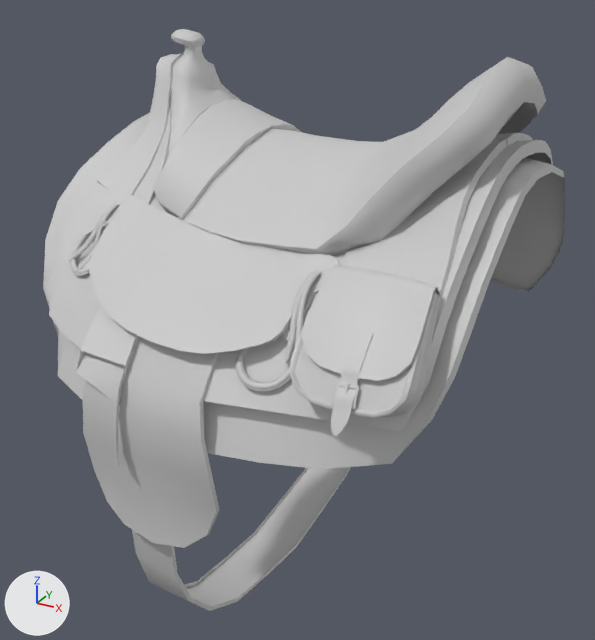
One commit to the FBX model Assets/Resources/FlyTack/Fly Saddle Edited.fbx: the scene before it, then after it.
Rendered twice from a camera (50 mm lens) standing at (0.492, -0.873, 0.44) and looking at (0.014, -0.004, 0.005). Arrows for +X, +Y and +Z are at lower left; the lights stay in place. The first picture is the older version. Where no turn or scale is listed for an object, it has been applied to the vertices.

The first picture shows 'Fly Saddle'.
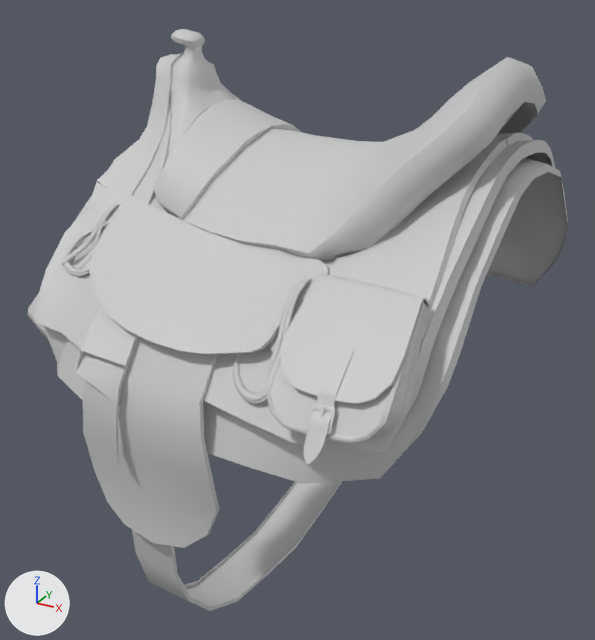
Where the newer file only moved an object's origin or applied its transform, the numbers keep the older frame.

Changed parts and their boxes (x1, y1, x2, y2) in the pictures (595 x 640 px; the box of a moved part takes in the faces that stretch with it):
'Fly Saddle', reshaped: before (43, 29, 566, 611); after (27, 29, 568, 611)
part 1 of me_fly_saddle_mesh, moved or reshaped: before (345, 383, 349, 395); after (320, 406, 325, 419)
part 2 of me_fly_saddle_mesh, moved or reshaped: before (332, 382, 360, 410); after (307, 405, 336, 435)
part 3 of me_fly_saddle_mesh, moved or reshaped: before (331, 327, 374, 436); after (304, 344, 355, 464)
part 4 of me_fly_saddle_mesh, moved or reshaped: before (205, 109, 566, 469); after (205, 109, 568, 484)
part 5 of me_fly_saddle_mesh, moved or reshaped: before (43, 94, 157, 399); after (27, 94, 157, 399)
part 6 of me_fly_saddle_mesh, shading changed: before (43, 110, 566, 555); after (27, 110, 568, 555)

The change in detail:
me_fly_saddle_mesh is used by ob_fly_saddle; location (0.0, 0.0, 0.0).
me_fly_saddle_mesh had 4642 vertices, 8146 faces and spanned x -0.243..0.306, y -0.328..0.328, z -0.374..0.36.
me_fly_saddle_mesh now has 4642 vertices, 8146 faces and spans x -0.222..0.302, y -0.36..0.36, z -0.374..0.36.
me_fly_saddle_mesh part 1: the loose piece of 41 vertices spanning x 0.217..0.221, y -0.29..-0.284, z 0.086..0.095 is moved by (0.0, -0.047, 0.0).
me_fly_saddle_mesh part 2: the loose piece of 165 vertices spanning x 0.208..0.23, y -0.295..-0.281, z 0.075..0.094 is scaled about the mesh origin by (1, 1.16, 1).
me_fly_saddle_mesh part 3: the loose piece of 91 vertices spanning x 0.211..0.228, y -0.309..-0.245, z 0.054..0.134 is scaled about its middle by (1, 1.16, 1), then moved by (0.0, -0.045, 0.0).
me_fly_saddle_mesh part 4: 1560 of 4642 vertices moved; they spanned x 0.079..0.306, y -0.302..0.302, z -0.006..0.261 and now span x 0.079..0.302, y -0.347..0.347, z -0.006..0.261; mean shift (0.0, 0.0, 0.0); largest move (0.188, 0.298, 0.077) -> (0.188, 0.347, 0.077).
me_fly_saddle_mesh part 5: 364 of 4642 vertices moved; they spanned x -0.243..-0.139, y -0.252..0.252, z 0.007..0.265 and now span x -0.222..-0.139, y -0.267..0.267, z 0.007..0.264; mean shift (0.001, 0.0, -0.002); largest move (-0.239, -0.181, 0.127) -> (-0.209, -0.212, 0.096).
me_fly_saddle_mesh part 6: edges marked sharp go from 2018 to 2017.
Other edits to the shape of me_fly_saddle_mesh do not show in these pictures.
